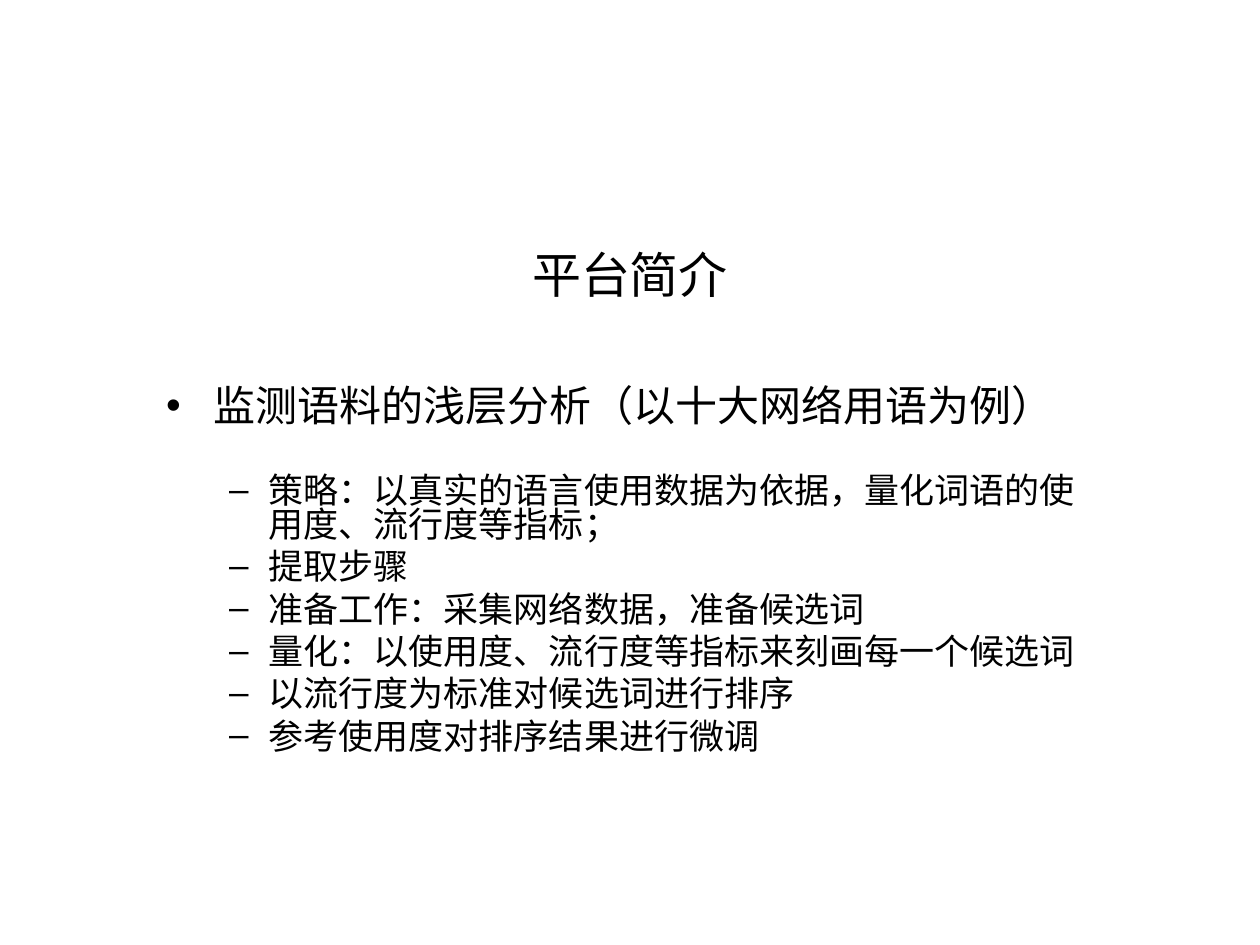
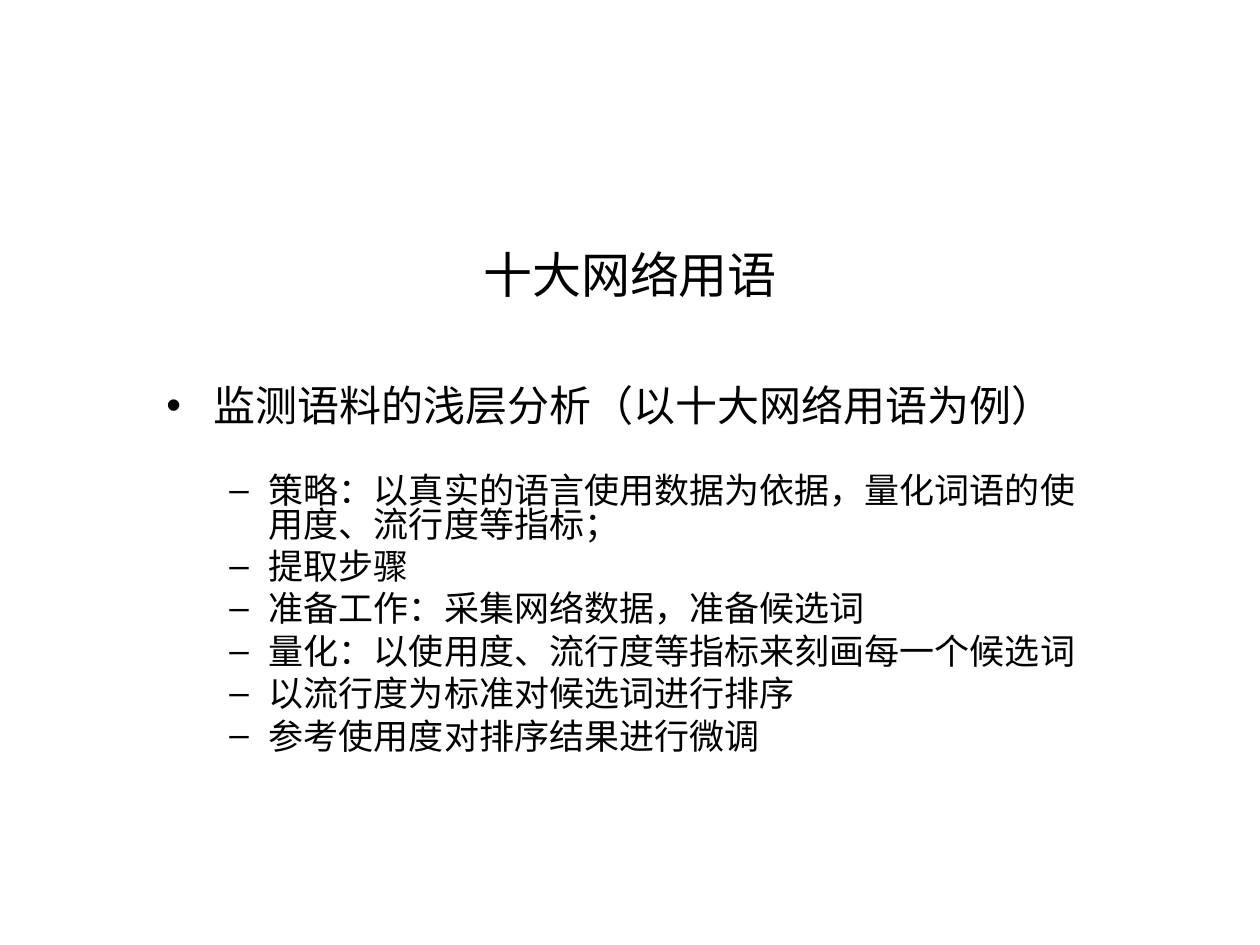
Before and after one commit to shqcandy/Report, a slide deck: slide 12 of 报告_v1.ppt (slide 11 before the commit). Drawn at 1260x945 pixels with LibreOffice and Linux fonts; fonts in the diff are those of the drawing; background and template pictures are left out. Boxes give left, top, right and bottom in pixels: in the first picture for what was removed or moved away, otherwise in the second. Text is boxed around its words. In the diff, an @@ line names an element or a change of style, - is before the commit and + after.

```diff
--- a/报告_v1.ppt
+++ b/报告_v1.ppt
@@ title at (x1=483, y1=251, x2=777, y2=297): text changed @@
-平台简介
+十大网络用语
```
Also in this commit, not shown: 7 other slides changed, 4 slides added, 6 slides removed.
